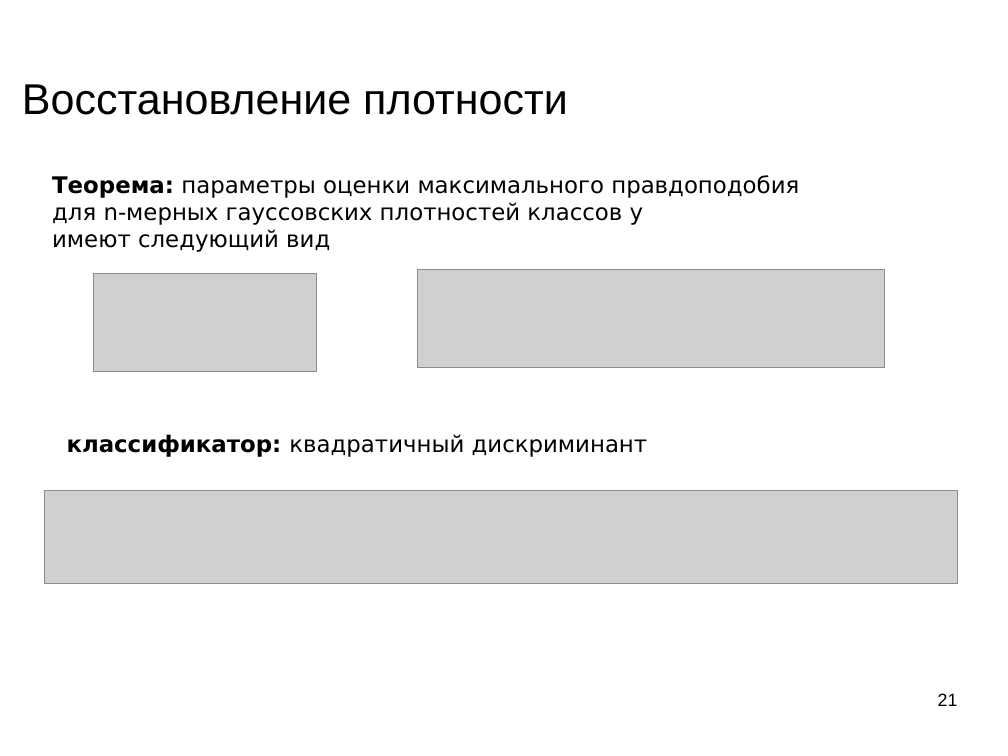
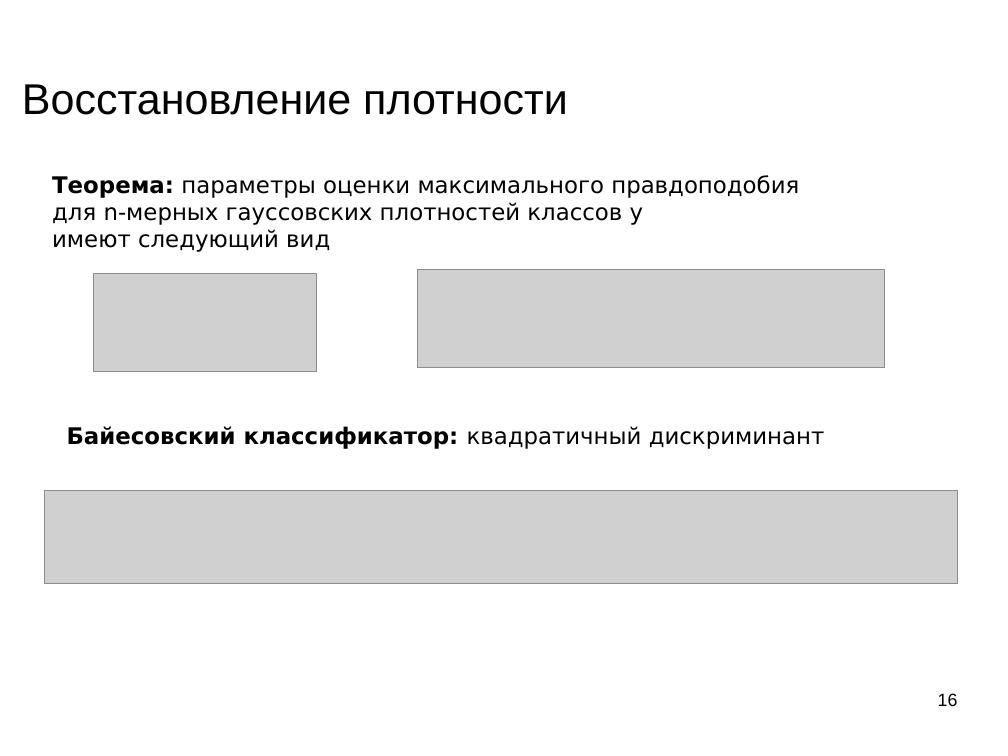
Before and after one commit to mechanoid5/ml_lectorium_legacy, a slide deck: slide 16 of 05-em.odp (slide 21 before the commit). Drawn at 1008x756 pixels with LibreOffice and Linux fonts; fonts in the diff are those of the drawing; grey boxes stand for pictures; background and template pictures are left out. Boxes give left, top, right and bottom in pixels: in the first picture for what was removed or moved away, otherwise in the second. Text is boxed around its words. In the diff, an @@ line names an element or a change of style, - is before the commit and + after.

```diff
--- a/05-em.odp
+++ b/05-em.odp
@@ text at bbox=[67, 426, 825, 449]: text changed; bold on @@
-классификатор: квадратичный дискриминант
+Байесовский классификатор: квадратичный дискриминант
@@ page number at bbox=[938, 693, 958, 706]: text changed @@
-21
+16
```
Also in this commit, not shown: 7 other slides changed, 1 slide added, 7 slides removed, 2 other files.
